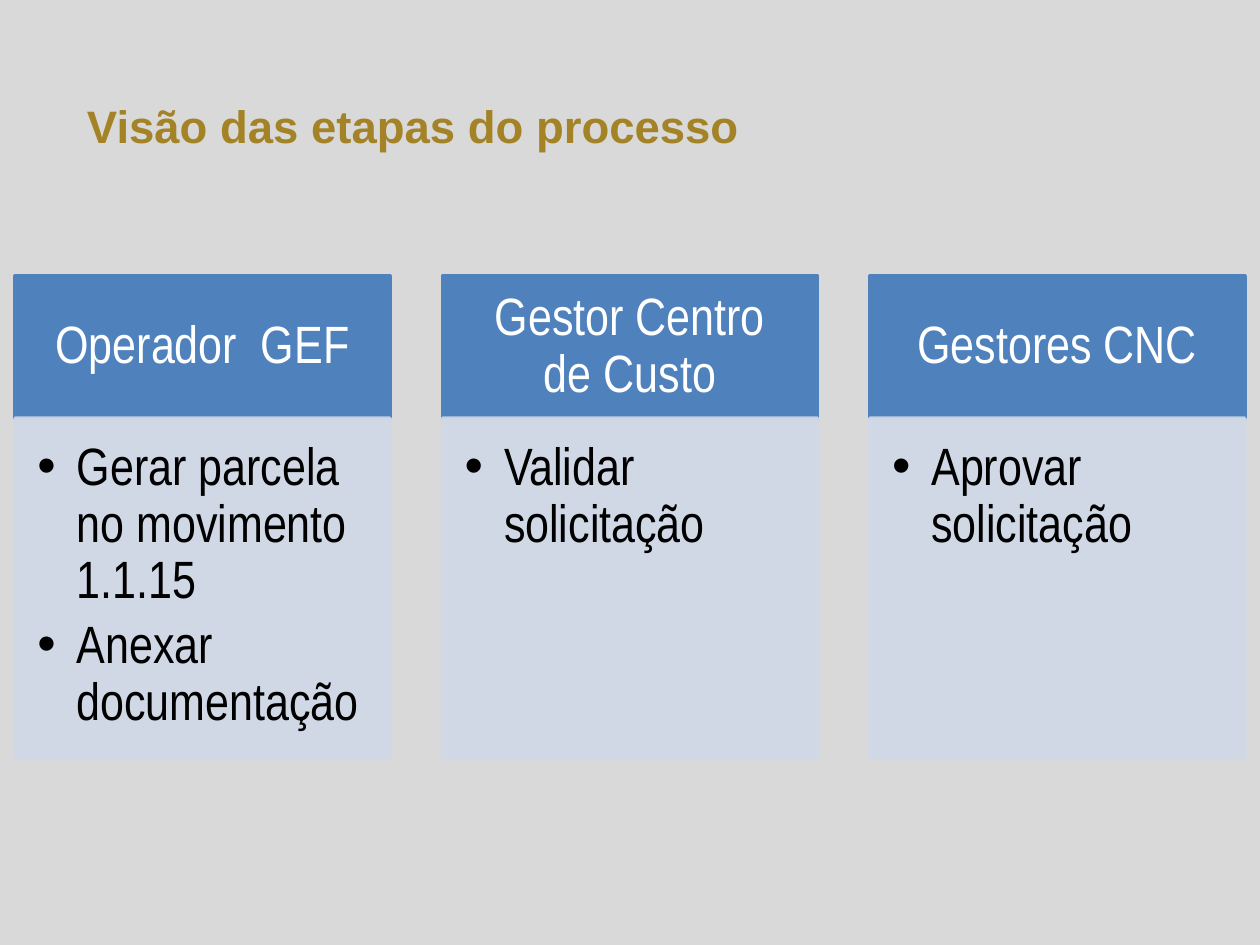
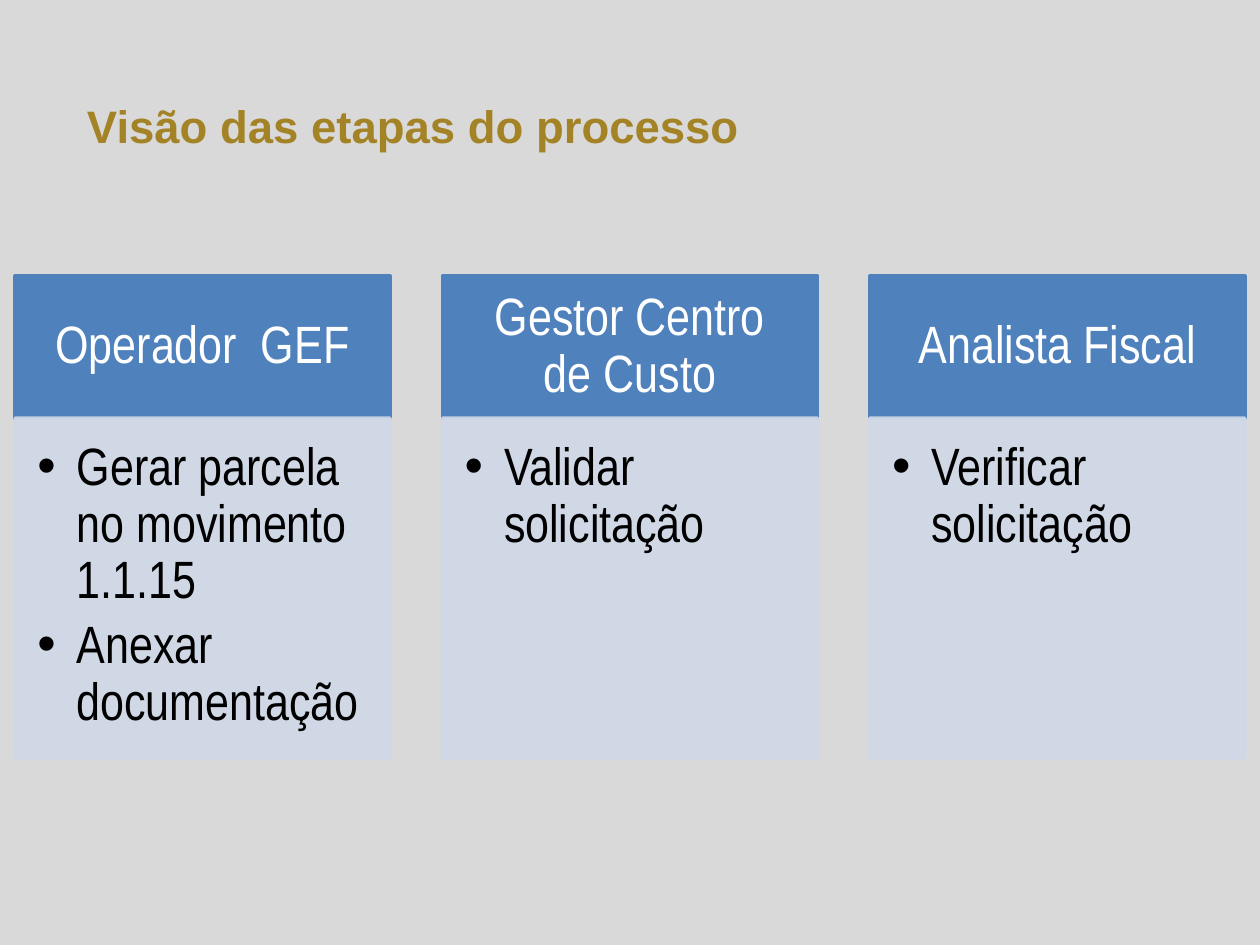
Before and after one commit to herickfreitas/Fluig_RM_ParcelaContratos, a slide deck: slide 3 of Parcelas de contratos.pptx. Drawn at 1260x945 pixels with LibreOffice and Linux fonts; fonts in the diff are those of the drawing; background and template pictures are left out. Boxes give left, top, right and bottom in pixels: in the first picture for what was removed or moved away, otherwise in the second. Text is boxed around its words. In the diff, an @@ line names an element or a change of style, - is before the commit and + after.

```diff
--- a/Parcelas de contratos.pptx
+++ b/Parcelas de contratos.pptx
@@ text at bbox=[919, 325, 1196, 364]: text changed @@
-Gestores CNC
+Analista Fiscal
@@ text at bbox=[931, 447, 1132, 552]: text changed @@
-  • Aprovar solicitação
+  • Verificar solicitação
```
Also in this commit, not shown: 3 other slides changed, 13 other files.
